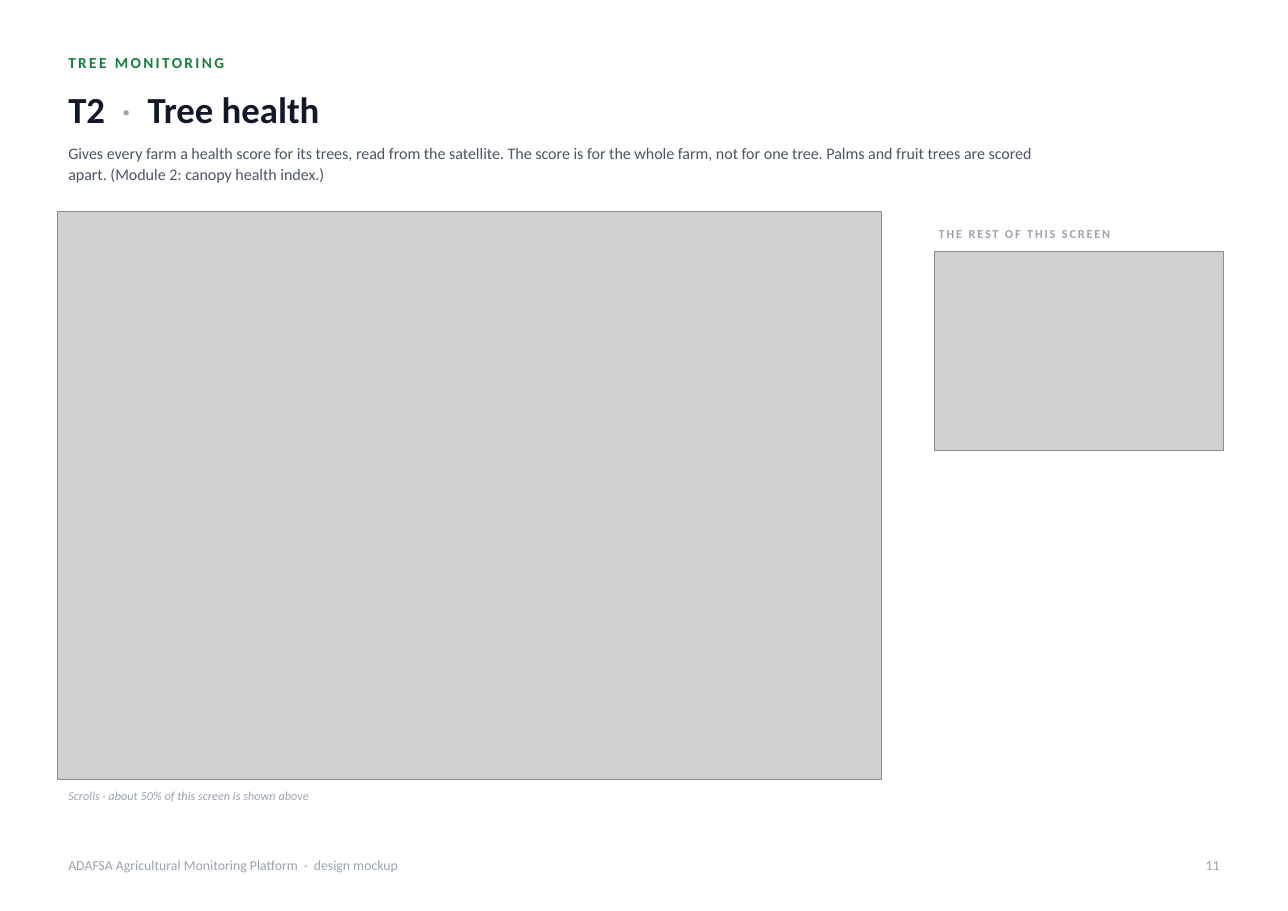
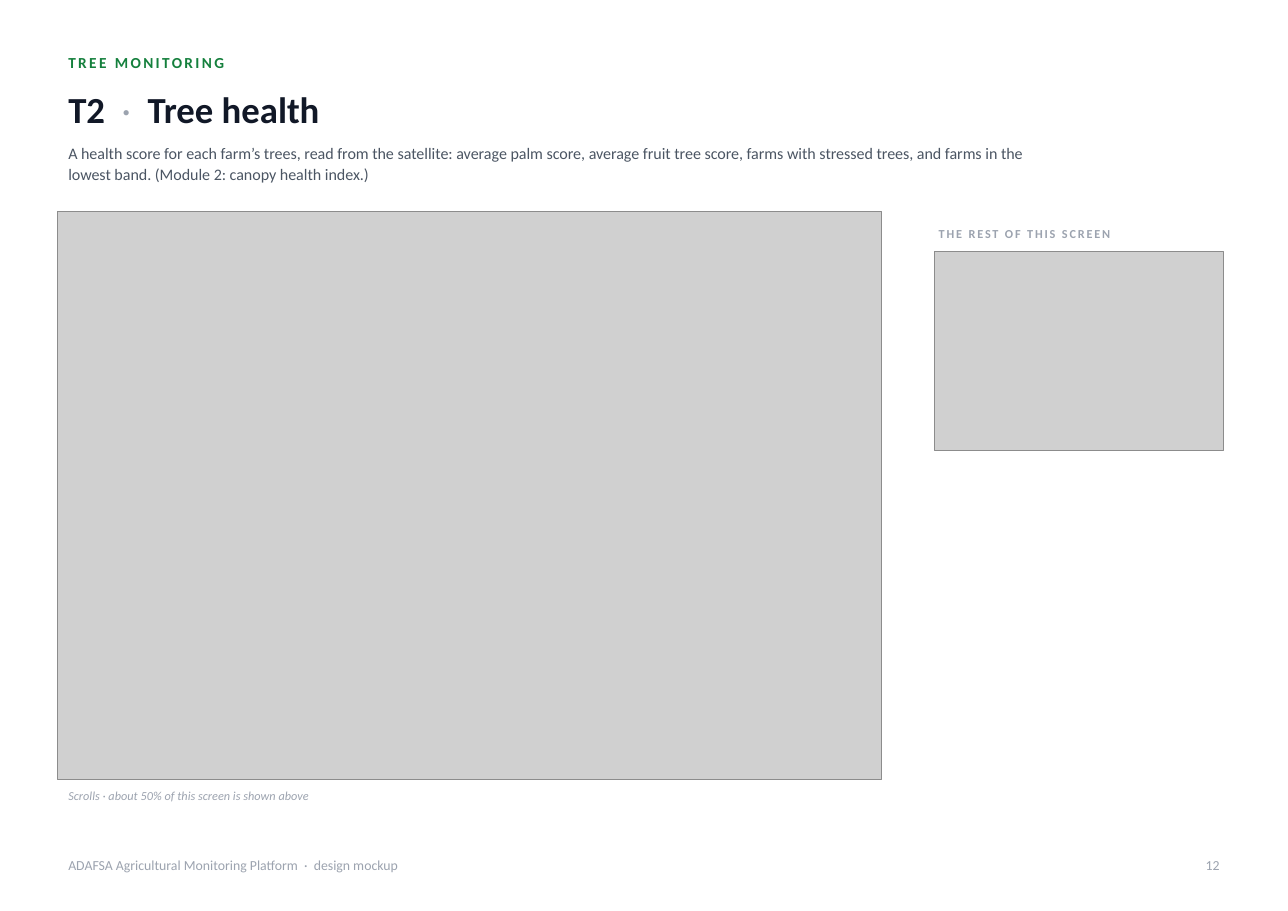
Before and after one commit to romainbigare/adafsa-mockup, a slide deck: slide 12 of docs/ADAFSA_Platform_Screens.pptx (slide 11 before the commit). Drawn at 1288x911 pixels with LibreOffice and Linux fonts; fonts in the diff are those of the drawing; grey boxes stand for pictures. Boxes give left, top, right and bottom in pixels: in the first picture for what was removed or moved away, otherwise in the second. Text is boxed around its words. In the diff, an @@ line names an element or a change of style, - is before the commit and + after.

```diff
--- a/docs/ADAFSA_Platform_Screens.pptx
+++ b/docs/ADAFSA_Platform_Screens.pptx
@@ text at <box>68,148,1023,183</box>: text changed @@
-Gives every farm a health score for its trees, read from the satellite. The score is for the whole farm, not for one tree. Palms and fruit trees are scored apart. (Module 2: canopy health index.)
+A health score for each farm’s trees, read from the satellite: average palm score, average fruit tree score, farms with stressed trees, and farms in the lowest band. (Module 2: canopy health index.)
@@ text at <box>1206,861,1220,870</box>: text changed @@
-11
+12
```
Also in this commit, not shown: 30 other slides changed, 1 slide added, 2 other files.
